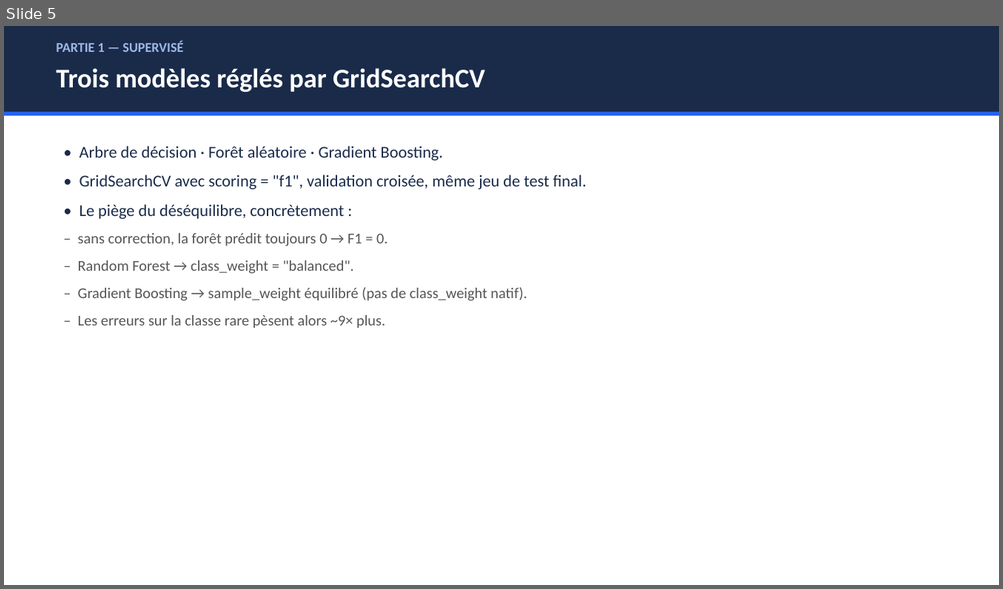
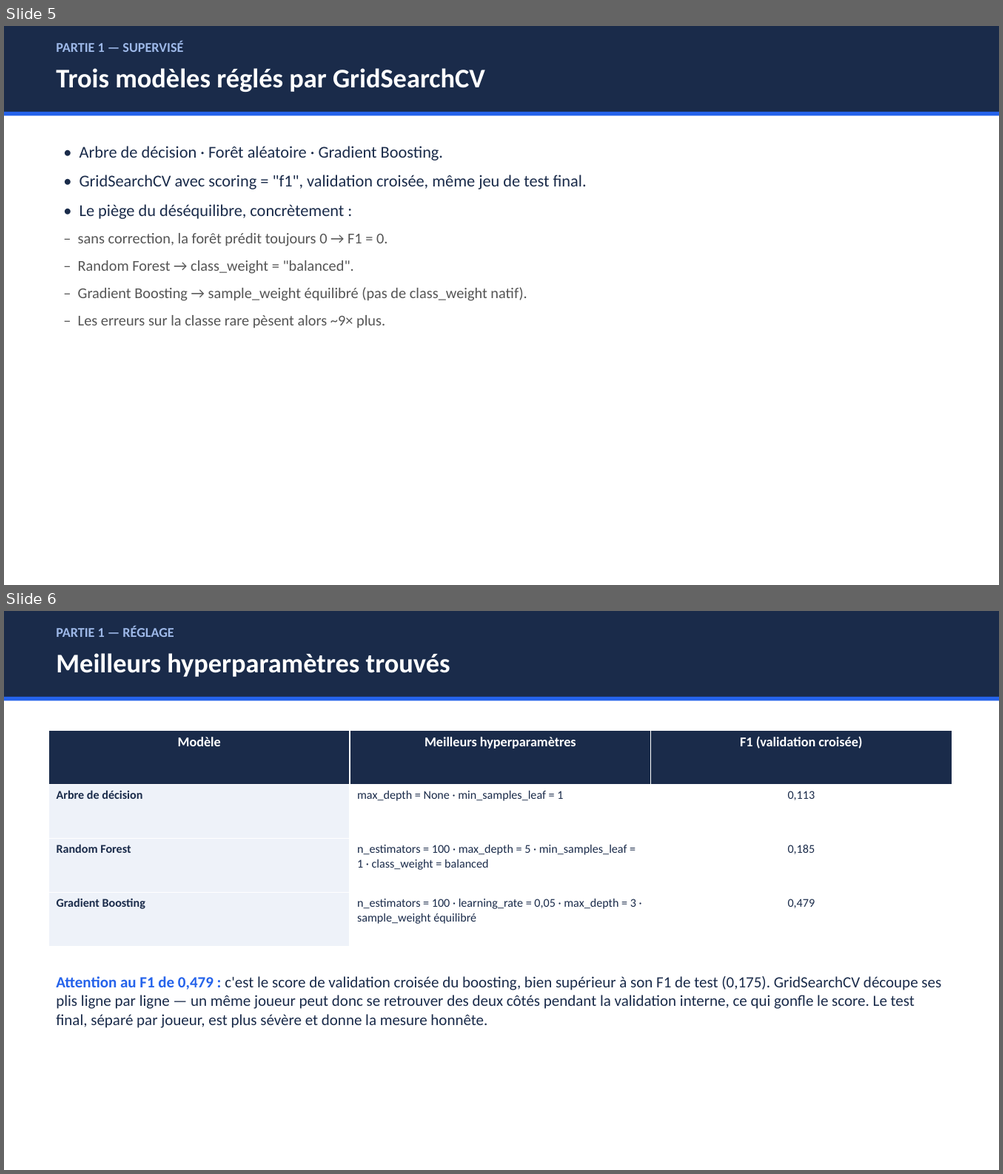
Before and after one commit to RobinsanKiritheepan/Cours_Python, a slide deck: Cours_IA/Machine_learning/Cartons_Jaunes_FIFA2026/Presentation_ML_FIFA.pptx. Shown one above the other, each under a label of ours: slide 5 before the commit, slides 5 and 6 after it. The pictures are 1003x589 and 1003x1174 pixels, drawn with LibreOffice and Linux fonts; fonts in the diff are those of the drawing. Boxes give left, top, right and bottom in pixels: in the first picture for what was removed or moved away, otherwise in the second. Text is boxed around its words. In the diff, an @@ line names an element or a change of style, - is before the commit and + after.

```diff
--- a/Cours_IA/Machine_learning/Cartons_Jaunes_FIFA2026/Presentation_ML_FIFA.pptx
+++ b/Cours_IA/Machine_learning/Cartons_Jaunes_FIFA2026/Presentation_ML_FIFA.pptx
@@ slide 6 added at bbox=[4, 611, 999, 1170], background #FFFFFF @@
@@ rectangle added at bbox=[4, 611, 999, 697], fill #1A2B4A @@
@@ text added at bbox=[56, 626, 173, 637], 13 pt, text #9DB8E8, bold @@
+PARTIE 1 — RÉGLAGE
@@ text added at bbox=[56, 653, 450, 677], 26 pt, text #FFFFFF, bold @@
+Meilleurs hyperparamètres trouvés
@@ rectangle added at bbox=[4, 697, 999, 701], fill #2563EB @@
@@ table added at bbox=[48, 730, 950, 947], 4 rows, 3 columns @@
+Modèle | Meilleurs hyperparamètres | F1 (validation croisée)
+Arbre de décision | max_depth = None · min_samples_leaf = 1 | 0,113
+Random Forest | n_estimators = 100 · max_depth = 5 · min_samples_leaf = 1 · class_weight = balanced | 0,185
+Gradient Boosting | n_estimators = 100 · learning_rate = 0,05 · max_depth = 3 · sample_weight équilibré | 0,479
@@ text added at bbox=[56, 977, 941, 1028], 15 pt, text #1A2B4A @@
+Attention au F1 de 0,479 : c'est le score de validation croisée du boosting, bien supérieur à son F1 de test (0,175). GridSearchCV découpe ses plis ligne par ligne — un même joueur peut donc se retrouver des deux côtés pendant la validation interne, ce qui gonfle le score. Le test final, séparé par joueur, est plus sévère et donne la mesure honnête.
```
Also in this commit, not shown: 2 other slides added, 5 other files.
